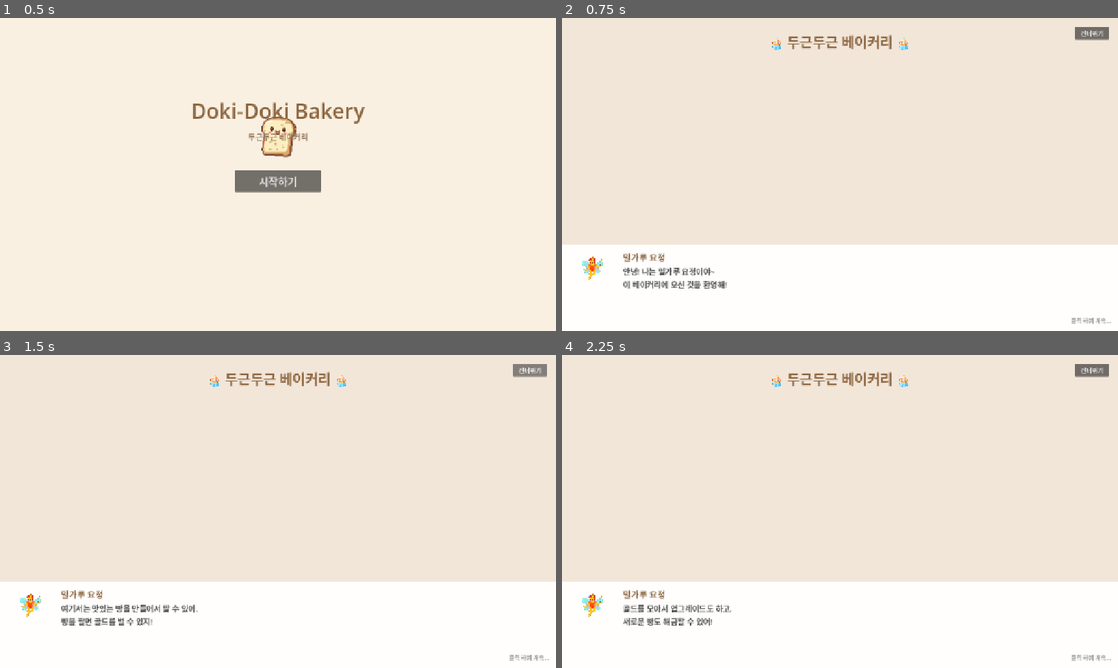
Above: before the commit, frames 1-4 (two rows, left to right).
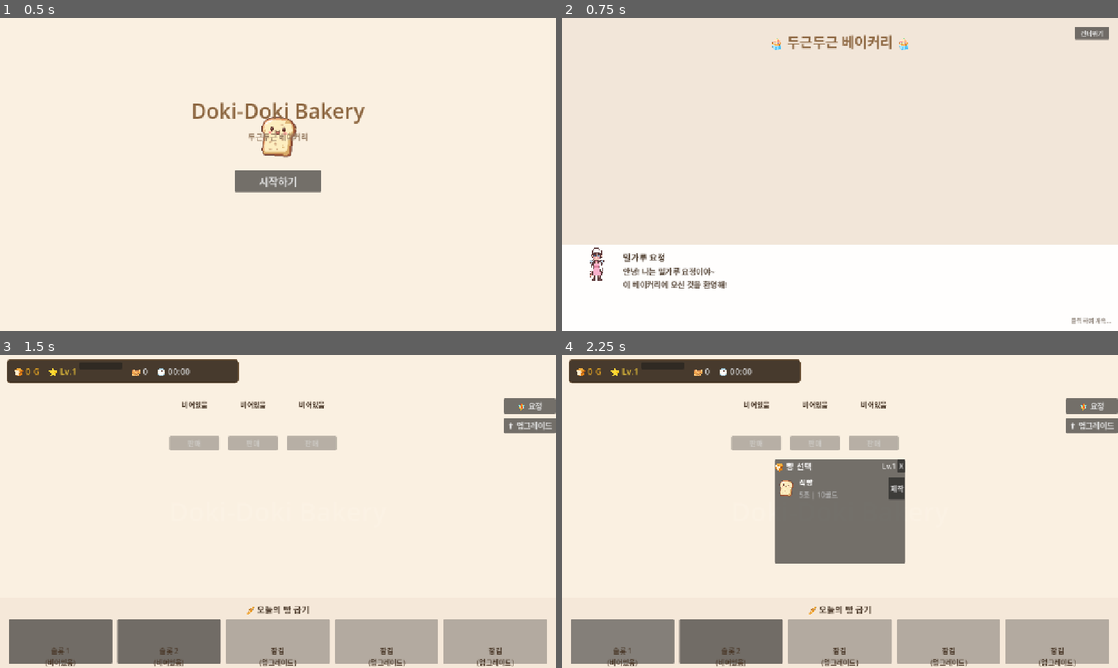
Above: after the commit, the same moments.

Repository: shiro-jwjang/doki-bakery
Game: Godot game, scene res://scenes/title.tscn
Same seed, same stepped clock (60 frames per second), same inputs: the game is played once before the commit and once after it.
Inputs (mouse positions are in pixels of both pictures, inside the frame that each line leads up to):
- Up to frame 1 (0.5 s): no input
- Up to frame 2 (0.75 s): click "시작하기" at 0.5 s
- Up to frame 3 (1.5 s): click "건너뛰기" at 1.25 s
- Up to frame 4 (2.25 s): click (623, 642) at 2.02 s

Frame 1 is identical in both runs. In frame 2, 0.3% of the frame differs, in the area x 3-97%, y 73-97%; in frame 3, 34%; in frame 4, 41%, in the area x 0-100%, y 1-100%.

Commit message:
feat: UI improvements and various bug fixes
- Update fairies and upgrades data
- Improve dialog box, production panel, and menus
- Enhance display slot component
- Fix QA check script
- Update test data

Co-Authored-By: Claude Opus 4.6 <noreply@anthropic.com>

Diff:
--- a/data/fairies.json
+++ b/data/fairies.json
@@ -18,7 +18,7 @@
       "icon": "res://assets/images/characters/fairy_flour.png"
     },
     {
-      "id": "strawberry_fairy",
+      "id": "fairy_strawberry",
       "name": "딸기 요정",
       "name_en": "Strawberry Fairy",
       "description": "딸기 관련 빵 제작 속도 +20%",
@@ -35,7 +35,7 @@
       "icon": "res://assets/images/characters/fairy_strawberry.png"
     },
     {
-      "id": "chocolate_fairy",
+      "id": "fairy_chocolate",
       "name": "초코 요정",
       "name_en": "Chocolate Fairy",
       "description": "초콜릿 빵 판매가 +15%",
@@ -52,7 +52,7 @@
       "icon": "res://assets/images/characters/fairy_chocolate.png"
     },
     {
-      "id": "mint_fairy",
+      "id": "fairy_mint",
       "name": "민트 요정",
       "name_en": "Mint Fairy",
       "description": "전체 제작 속도 +10%",
--- a/data/upgrades.json
+++ b/data/upgrades.json
@@ -32,6 +32,17 @@
       "max_level": 10,
       "base_cost": 150,
       "cost_multiplier": 1.8
+    },
+    {
+      "id": "oven_capacity",
+      "name": "오븐 슬롯 확장",
+      "name_en": "Oven Expansion",
+      "description": "오븐 제작 슬롯 +1",
+      "type": "production_slots",
+      "bonus": 1,
+      "max_level": 3,
+      "base_cost": 300,
+      "cost_multiplier": 2.5
     }
   ]
 }
--- a/project.godot
+++ b/project.godot
@@ -28,7 +28,7 @@
 GameManager="*res://scripts/autoload/game_manager.gd"
 ProductionManager="*res://scripts/autoload/production_manager.gd"
 SalesManager="*res://scripts/autoload/sales_manager.gd"
-MCPRuntime="*res://addons/godot_mcp_runtime/mcp_runtime_autoload.gd"
+MCPRuntime="*uid://crwcqgc2o0vtr"
 
 [display]
 
@@ -60,7 +60,7 @@
 "Godot MCP Runtime"={
 "enabled": true
 }
-"Gut"={
+Gut={
 "enabled": true
 }
 
--- a/scenes/components/DisplaySlot.tscn
+++ b/scenes/components/DisplaySlot.tscn
@@ -29,16 +29,19 @@
 
 [node name="BreadNameLabel" type="Label" parent="VBoxContainer"]
 layout_mode = 2
+theme_override_colors/font_color = Color(0.29, 0.22, 0.16, 1)
 text = "비어있음"
 horizontal_alignment = 1
 
 [node name="QuantityLabel" type="Label" parent="VBoxContainer"]
 layout_mode = 2
+theme_override_colors/font_color = Color(0.29, 0.22, 0.16, 1)
 text = "x0"
 horizontal_alignment = 1
 
 [node name="PriceLabel" type="Label" parent="VBoxContainer"]
 layout_mode = 2
+theme_override_colors/font_color = Color(0.29, 0.22, 0.16, 1)
 text = "0골드"
 horizontal_alignment = 1
 
--- a/scenes/main.tscn
+++ b/scenes/main.tscn
@@ -1,9 +1,11 @@
-[gd_scene load_steps=7 format=3]
+[gd_scene load_steps=9 format=3]
 
 [ext_resource type="PackedScene" path="res://scenes/ui/hud.tscn" id="1"]
 [ext_resource type="PackedScene" path="res://scenes/ui/production_panel.tscn" id="2"]
 [ext_resource type="PackedScene" uid="uid://fairy_menu" path="res://scenes/ui/FairyMenu.tscn" id="3"]
 [ext_resource type="PackedScene" uid="uid://upgrade_menu" path="res://scenes/ui/UpgradeMenu.tscn" id="4"]
+[ext_resource type="PackedScene" uid="uid://bread_menu" path="res://scenes/ui/BreadMenu.tscn" id="6"]
+[ext_resource type="PackedScene" uid="uid://n8xlkn0y2j1q" path="res://scenes/components/DisplaySlot.tscn" id="7"]
 [ext_resource type="Script" path="res://scripts/main.gd" id="5"]
 
 [node name="Main" type="Node2D"]
@@ -65,8 +67,42 @@
 theme_override_font_sizes/font_size = 18
 text = "⬆️ 업그레이드"
 
+[node name="DisplayStand" type="GridContainer" parent="UILayer"]
+mouse_filter = 2
+anchors_preset = 8
+anchor_left = 0.5
+anchor_top = 0.5
+anchor_right = 0.5
+anchor_bottom = 0.5
+offset_left = -250.0
+offset_top = -200.0
+offset_right = 250.0
+offset_bottom = 100.0
+grow_horizontal = 2
+grow_vertical = 2
+theme_override_constants/h_separation = 20
+theme_override_constants/v_separation = 20
+columns = 4
+
+[node name="DisplaySlot0" parent="UILayer/DisplayStand" instance=ExtResource("7")]
+layout_mode = 2
+size_flags_horizontal = 3
+
+[node name="DisplaySlot1" parent="UILayer/DisplayStand" instance=ExtResource("7")]
+layout_mode = 2
+size_flags_horizontal = 3
+slot_index = 1
+
+[node name="DisplaySlot2" parent="UILayer/DisplayStand" instance=ExtResource("7")]
+layout_mode = 2
+size_flags_horizontal = 3
+slot_index = 2
+
 [node name="FairyMenu" parent="UILayer" instance=ExtResource("3")]
 visible = false
 
 [node name="UpgradeMenu" parent="UILayer" instance=ExtResource("4")]
 visible = false
+
+[node name="BreadMenu" parent="UILayer" instance=ExtResource("6")]
+visible = false
--- a/scenes/ui/FairyMenu.tscn
+++ b/scenes/ui/FairyMenu.tscn
@@ -44,8 +44,9 @@
 [node name="TitleLabel" type="Label" parent="Panel/VBoxContainer/Header"]
 layout_mode = 2
 size_flags_horizontal = 3
+theme_override_colors/font_color = Color(0.29, 0.22, 0.16, 1)
+theme_override_font_sizes/font_size = 20
 text = "🧚 요정"
-theme_override_font_sizes/font_size = 20
 
 [node name="CloseButton" type="Button" parent="Panel/VBoxContainer/Header"]
 layout_mode = 2
--- a/scenes/ui/UpgradeMenu.tscn
+++ b/scenes/ui/UpgradeMenu.tscn
@@ -44,8 +44,9 @@
 [node name="TitleLabel" type="Label" parent="Panel/VBoxContainer/Header"]
 layout_mode = 2
 size_flags_horizontal = 3
+theme_override_colors/font_color = Color(0.29, 0.22, 0.16, 1)
+theme_override_font_sizes/font_size = 20
 text = "🔧 업그레이드"
-theme_override_font_sizes/font_size = 20
 
 [node name="CloseButton" type="Button" parent="Panel/VBoxContainer/Header"]
 layout_mode = 2
--- a/scenes/ui/dialog_box.tscn
+++ b/scenes/ui/dialog_box.tscn
@@ -20,6 +20,7 @@
 offset_top = -200.0
 grow_horizontal = 2
 grow_vertical = 0
+mouse_filter = 1
 color = Color(1, 1, 1, 0.95)
 
 [node name="PortraitContainer" type="CenterContainer" parent="Background"]
@@ -28,16 +29,24 @@
 anchor_bottom = 1.0
 offset_left = 20.0
 offset_top = -80.0
-offset_right = 120.0
+offset_right = 140.0
 offset_bottom = -20.0
 grow_vertical = 2
 
 [node name="Portrait" type="Label" parent="Background/PortraitContainer"]
+visible = false
 layout_mode = 2
 theme_override_font_sizes/font_size = 60
 text = "🧚"
 horizontal_alignment = 1
 vertical_alignment = 1
+
+[node name="PortraitTexture" type="TextureRect" parent="Background/PortraitContainer"]
+custom_minimum_size = Vector2(100, 100)
+layout_mode = 2
+expand_mode = 1
+stretch_mode = 5
+texture_filter = 1
 
 [node name="SpeakerName" type="Label" parent="Background"]
 layout_mode = 1
@@ -46,7 +55,7 @@
 offset_top = 15.0
 offset_right = 300.0
 offset_bottom = 45.0
-theme_override_colors/font_color = Color(0.55, 0.4, 0.25, 1)
+theme_override_colors/font_color = Color(0.29, 0.22, 0.16, 1)
 theme_override_font_sizes/font_size = 20
 text = "화자 이름"
 
@@ -57,7 +66,7 @@
 offset_top = 50.0
 offset_right = 1250.0
 offset_bottom = 160.0
-theme_override_colors/font_color = Color(0.3, 0.3, 0.3, 1)
+theme_override_colors/font_color = Color(0.29, 0.22, 0.16, 0.9)
 theme_override_font_sizes/font_size = 18
 text = "대화 내용이 여기에 표시됩니다."
 autowrap_mode = 2
@@ -75,7 +84,7 @@
 offset_bottom = -10.0
 grow_horizontal = 0
 grow_vertical = 0
-theme_override_colors/font_color = Color(0.6, 0.6, 0.6, 1)
+theme_override_colors/font_color = Color(0.29, 0.22, 0.16, 0.6)
 theme_override_font_sizes/font_size = 14
 text = "클릭하여 계속..."
 horizontal_alignment = 2
--- a/scenes/ui/production_panel.tscn
+++ b/scenes/ui/production_panel.tscn
@@ -9,6 +9,7 @@
 
 [node name="ProductionPanel" type="CanvasLayer"]
 layer = 5
+script = ExtResource("1")
 
 [node name="Control" type="Control" parent="."]
 layout_mode = 3
@@ -50,7 +51,7 @@
 
 [node name="TitleLabel" type="Label" parent="Control/MarginContainer/VBoxContainer"]
 layout_mode = 2
-theme_override_colors/font_color = Color(0.55, 0.4, 0.25, 1)
+theme_override_colors/font_color = Color(0.29, 0.22, 0.16, 1)
 theme_override_font_sizes/font_size = 20
 text = "🥖 오늘의 빵 굽기"
 horizontal_alignment = 1
@@ -79,15 +80,14 @@
 custom_minimum_size = Vector2(64, 64)
 layout_mode = 2
 size_flags_horizontal = 4
-texture = ExtResource("2")
 expand_mode = 1
 stretch_mode = 4
 
 [node name="Label" type="Label" parent="Control/MarginContainer/VBoxContainer/HBoxContainer/Slot1/VBox"]
 layout_mode = 2
-theme_override_colors/font_color = Color(0.55, 0.4, 0.25, 1)
-theme_override_font_sizes/font_size = 16
-text = "식빵"
+theme_override_colors/font_color = Color(0.29, 0.22, 0.16, 1)
+theme_override_font_sizes/font_size = 16
+text = "비어있음"
 horizontal_alignment = 1
 
 [node name="Slot2" type="Button" parent="Control/MarginContainer/VBoxContainer/HBoxContainer"]
@@ -109,15 +109,14 @@
 custom_minimum_size = Vector2(64, 64)
 layout_mode = 2
 size_flags_horizontal = 4
-texture = ExtResource("3")
 expand_mode = 1
 stretch_mode = 4
 
 [node name="Label" type="Label" parent="Control/MarginContainer/VBoxContainer/HBoxContainer/Slot2/VBox"]
 layout_mode = 2
-theme_override_colors/font_color = Color(0.55, 0.4, 0.25, 1)
-theme_override_font_sizes/font_size = 16
-text = "크로와상"
+theme_override_colors/font_color = Color(0.29, 0.22, 0.16, 1)
+theme_override_font_sizes/font_size = 16
+text = "비어있음"
 horizontal_alignment = 1
 
 [node name="Slot3" type="Button" parent="Control/MarginContainer/VBoxContainer/HBoxContainer"]
@@ -139,15 +138,14 @@
 custom_minimum_size = Vector2(64, 64)
 layout_mode = 2
 size_flags_horizontal = 4
-texture = ExtResource("4")
 expand_mode = 1
 stretch_mode = 4
 
 [node name="Label" type="Label" parent="Control/MarginContainer/VBoxContainer/HBoxContainer/Slot3/VBox"]
 layout_mode = 2
-theme_override_colors/font_color = Color(0.55, 0.4, 0.25, 1)
-theme_override_font_sizes/font_size = 16
-text = "케이크"
+theme_override_colors/font_color = Color(0.29, 0.22, 0.16, 1)
+theme_override_font_sizes/font_size = 16
+text = "잠김"
 horizontal_alignment = 1
 
 [node name="Slot4" type="Button" parent="Control/MarginContainer/VBoxContainer/HBoxContainer"]
@@ -169,15 +167,14 @@
 custom_minimum_size = Vector2(64, 64)
 layout_mode = 2
 size_flags_horizontal = 4
-texture = ExtResource("5")
 expand_mode = 1
 stretch_mode = 4
 
 [node name="Label" type="Label" parent="Control/MarginContainer/VBoxContainer/HBoxContainer/Slot4/VBox"]
 layout_mode = 2
-theme_override_colors/font_color = Color(0.55, 0.4, 0.25, 1)
-theme_override_font_sizes/font_size = 16
-text = "쿠키"
+theme_override_colors/font_color = Color(0.29, 0.22, 0.16, 1)
+theme_override_font_sizes/font_size = 16
+text = "잠김"
 horizontal_alignment = 1
 
 [node name="Slot5" type="Button" parent="Control/MarginContainer/VBoxContainer/HBoxContainer"]
@@ -199,13 +196,12 @@
 custom_minimum_size = Vector2(64, 64)
 layout_mode = 2
 size_flags_horizontal = 4
-texture = ExtResource("6")
 expand_mode = 1
 stretch_mode = 4
 
 [node name="Label" type="Label" parent="Control/MarginContainer/VBoxContainer/HBoxContainer/Slot5/VBox"]
 layout_mode = 2
-theme_override_colors/font_color = Color(0.55, 0.4, 0.25, 1)
-theme_override_font_sizes/font_size = 16
-text = "마들렌"
-horizontal_alignment = 1
+theme_override_colors/font_color = Color(0.29, 0.22, 0.16, 1)
+theme_override_font_sizes/font_size = 16
+text = "잠김"
+horizontal_alignment = 1
--- a/scripts/autoload/production_manager.gd
+++ b/scripts/autoload/production_manager.gd
@@ -106,6 +106,8 @@
 	var current_time = Time.get_unix_time_from_system()
 	var finished_slots = []
 
+	_update_max_slots()
+
 	for slot_index in active_baking.keys():
 		var data = active_baking[slot_index]
 		var elapsed = current_time - data.start_time
@@ -239,3 +241,11 @@
 
 	printerr("ProductionManager: No free slots available")
 	return false
+
+
+func _update_max_slots() -> void:
+	var save_mgr = _get_save_manager()
+	if save_mgr and save_mgr.current_save:
+		var upgrade_level = save_mgr.current_save.upgrade_levels.get("oven_capacity", 0)
+		# 기본 슬롯 2개 + 업그레이드 레벨당 1개 추가
+		max_slots = 2 + upgrade_level
--- a/scripts/components/display_slot.gd
+++ b/scripts/components/display_slot.gd
@@ -44,11 +44,25 @@
 @onready var sell_button: Button = $VBoxContainer/SellButton
 
 
+var sell_timer: float = 0.0
+const AUTO_SELL_INTERVAL: float = 5.0
+
+
 func _ready() -> void:
 	if sell_button and not sell_button.pressed.is_connected(_on_sell_pressed):
 		sell_button.pressed.connect(_on_sell_pressed)
 
 	_update_ui()
+
+
+func _process(delta: float) -> void:
+	if state == "displayed" and quantity > 0:
+		sell_timer += delta
+		if sell_timer >= AUTO_SELL_INTERVAL:
+			sell_timer = 0.0
+			sell_bread()
+	else:
+		sell_timer = 0.0
 
 
 func display_bread(bread_id: String, amount: int) -> void:
--- a/scripts/tutorial.gd
+++ b/scripts/tutorial.gd
@@ -6,10 +6,26 @@
 @onready var dialog_box: DialogBox = $DialogBox
 
 const TUTORIAL_DIALOGS := [
-	{"speaker": "밀가루 요정", "emoji": "🧚", "text": "안녕! 나는 밀가루 요정이야~\n이 베이커리에 오신 것을 환영해!"},
-	{"speaker": "밀가루 요정", "emoji": "🧚", "text": "여기서는 맛있는 빵을 만들어서 팔 수 있어.\n빵을 팔면 골드를 벌 수 있지!"},
-	{"speaker": "밀가루 요정", "emoji": "🧚", "text": "골드를 모아서 업그레이드도 하고,\n새로운 빵도 해금할 수 있어!"},
-	{"speaker": "밀가루 요정", "emoji": "🧚", "text": "그럼, 이제부터 네 차례야!\n행운을 빌어~ 🍀"},
+	{
+		"speaker": "밀가루 요정",
+		"portrait_path": "res://assets/images/characters/fairy_flour.png",
+		"text": "안녕! 나는 밀가루 요정이야~\n이 베이커리에 오신 것을 환영해!"
+	},
+	{
+		"speaker": "밀가루 요정",
+		"portrait_path": "res://assets/images/characters/fairy_flour.png",
+		"text": "여기서는 맛있는 빵을 만들어서 팔 수 있어.\n빵을 팔면 골드를 벌 수 있지!"
+	},
+	{
+		"speaker": "밀가루 요정",
+		"portrait_path": "res://assets/images/characters/fairy_flour.png",
+		"text": "골드를 모아서 업그레이드도 하고,\n새로운 빵도 해금할 수 있어!"
+	},
+	{
+		"speaker": "밀가루 요정",
+		"portrait_path": "res://assets/images/characters/fairy_flour.png",
+		"text": "그럼, 이제부터 네 차례야!\n행운을 빌어~ 🍀"
+	},
 ]
 
 
--- a/scripts/ui/dialog_box.gd
+++ b/scripts/ui/dialog_box.gd
@@ -13,6 +13,7 @@
 signal dialog_advanced(current_index: int, total: int)
 
 @onready var portrait: Label = $Background/PortraitContainer/Portrait
+@onready var portrait_texture: TextureRect = $Background/PortraitContainer/PortraitTexture
 @onready var speaker_name: Label = $Background/SpeakerName
 @onready var dialog_text: Label = $Background/DialogText
 @onready var click_hint: Label = $Background/ClickHint
@@ -36,20 +37,26 @@
 	click_hint.visible = show_click_hint
 
 
-func _input(event: InputEvent) -> void:
+func _gui_input(event: InputEvent) -> void:
 	if not visible:
 		return
 
-	var viewport = get_viewport()
-	if viewport == null:
+	if (
+		event is InputEventMouseButton
+		and event.pressed
+		and event.button_index == MOUSE_BUTTON_LEFT
+	):
+		advance()
+		accept_event()
+
+
+func _unhandled_input(event: InputEvent) -> void:
+	if not visible:
 		return
 
-	if event is InputEventMouseButton and event.pressed:
+	if event is InputEventKey and event.pressed and event.keycode == KEY_SPACE:
 		advance()
-		viewport.set_input_as_handled()
-	elif event is InputEventKey and event.pressed and event.keycode == KEY_SPACE:
-		advance()
-		viewport.set_input_as_handled()
+		get_viewport().set_input_as_handled()
 
 
 ## 대화 목록 설정
@@ -101,8 +108,20 @@
 	tween.tween_property(self, "modulate:a", 1.0, 0.15)
 
 	# 내용 설정
-	if dialog.has("emoji"):
+	portrait.hide()
+	portrait_texture.hide()
+
+	if dialog.has("portrait_path") and ResourceLoader.exists(dialog["portrait_path"]):
+		var tex = load(dialog["portrait_path"])
+		if tex:
+			portrait_texture.texture = tex
+			# Ensure pixel art looks sharp
+			portrait_texture.texture_filter = TEXTURE_FILTER_NEAREST
+			portrait_texture.show()
+			portrait.get_parent().show()
+	elif dialog.has("emoji"):
 		portrait.text = dialog["emoji"]
+		portrait.show()
 		portrait.get_parent().show()
 	else:
 		portrait.get_parent().hide()
--- a/scripts/ui/fairy_menu.gd
+++ b/scripts/ui/fairy_menu.gd
@@ -98,30 +98,30 @@
 	header.size_flags_horizontal = Control.SIZE_EXPAND_FILL
 	container.add_child(header)
 
-	# Fairy icon - 스프라이트시트에서 첫 번째 캐릭터(64x64)만 표시
+	# Fairy icon - Display full image (64x64) and ensure it's pixel-perfect
 	var icon_rect = TextureRect.new()
 	if fairy_data.icon and ResourceLoader.exists(fairy_data.icon):
 		var tex = load(fairy_data.icon)
 		if tex:
-			# AtlasTexture 생성하여 64x64 영역만 참조
-			var atlas = AtlasTexture.new()
-			atlas.atlas = tex
-			atlas.region = Rect2(0, 0, 64, 64)
-			icon_rect.texture = atlas
-			print("FairyMenu: Loaded icon (64x64 crop) for ", fairy_data.name)
+			icon_rect.texture = tex
+			# Ensure pixel art looks sharp
+			icon_rect.texture_filter = TEXTURE_FILTER_NEAREST
+			print("FairyMenu: Loaded icon for ", fairy_data.name)
 		else:
 			print("FairyMenu: Failed to load texture: ", fairy_data.icon)
 	else:
 		print("FairyMenu: Icon not found: ", fairy_data.icon)
 
-	icon_rect.custom_minimum_size = Vector2(64, 64)
+	icon_rect.custom_minimum_size = Vector2(80, 80) # Larger icon display
 	icon_rect.stretch_mode = TextureRect.STRETCH_KEEP_ASPECT_CENTERED
-	icon_rect.expand_mode = TextureRect.EXPAND_KEEP_SIZE
+	icon_rect.expand_mode = TextureRect.EXPAND_FIT_WIDTH_PROPORTIONAL
 	header.add_child(icon_rect)
 
 	var name_label = Label.new()
 	name_label.text = fairy_data.name
 	name_label.size_flags_horizontal = Control.SIZE_EXPAND_FILL
+	name_label.add_theme_color_override("font_color", Color(0.29, 0.22, 0.16)) # GDD Dark Brown
+	name_label.add_theme_font_size_override("font_size", 18)
 	header.add_child(name_label)
 
 	var status_label = Label.new()
@@ -141,7 +141,8 @@
 	# Description
 	var desc_label = Label.new()
 	desc_label.text = fairy_data.description
-	desc_label.add_theme_color_override("font_color", Color(0.7, 0.7, 0.7))
+	desc_label.add_theme_color_override("font_color", Color(0.29, 0.22, 0.16, 0.8)) # GDD Dark Brown with alpha
+	desc_label.autowrap_mode = TextServer.AUTOWRAP_WORD_SMART
 	container.add_child(desc_label)
 
 	# Hire button
--- a/scripts/ui/production_panel.gd
+++ b/scripts/ui/production_panel.gd
@@ -1,7 +1,7 @@
 extends CanvasLayer
 class_name ProductionPanel
 
-## 빵 생산 패널 스크립트
+## 빵 생산 패널 - 슬롯 클릭 시 빵 메뉴를 열고 제작 상태를 표시합니다.
 
 @onready var slot1: Button = $Control/MarginContainer/VBoxContainer/HBoxContainer/Slot1
 @onready var slot2: Button = $Control/MarginContainer/VBoxContainer/HBoxContainer/Slot2
@@ -12,15 +12,8 @@
 var _slots: Array[Button] = []
 var _production_manager: Node = null
 
-const BREADS := ["white_bread", "croissant", "chocolate_muffin", "macaron", "strawberry_cake"]
-const BREAD_NAMES := {
-	"white_bread": "식빵",
-	"croissant": "크로와상",
-	"chocolate_muffin": "초코 머핀",
-	"macaron": "마카롱",
-	"strawberry_cake": "딸기 케이크"
-}
-
+# 기본 아이콘 (비어있을 때)
+const EMPTY_ICON = preload("res://icon.svg")
 
 func _ready() -> void:
 	_slots = [slot1, slot2, slot3, slot4, slot5]
@@ -43,46 +36,78 @@
 	var gm = _get_game_manager()
 	var dm = _get_data_manager()
 
-	if not pm or not gm:
-		return
+	# pm이나 gm이 없으면 업데이트를 중단하지 않고, 에러 로그를 남기거나 최소한의 표시만 합니다.
+	if not pm: return
+
+	# ProductionManager에서 현재 상태 가져오기
+	var active_baking = pm.active_baking # {slot_index: {bread_id, start_time, duration, fairy_id}}
+	var max_slots = pm.max_slots
 
 	for i in range(_slots.size()):
-		var bread_id = BREADS[i]
-		var bread_name = BREAD_NAMES.get(bread_id, bread_id)
+		var label = _slots[i].get_node_or_null("VBox/Label")
+		var icon_rect = _slots[i].get_node_or_null("VBox/Icon")
 
-		# 라벨 노드 찾기
-		var label = _slots[i].get_node_or_null("VBox/Label")
+		if not label or not icon_rect: continue
 
-		# 데이터 매니저에서 잠금 레벨 확인
-		var unlock_level = 1
-		if dm and dm.has_method("get_bread"):
-			var bread_data = dm.get_bread(bread_id)
-			if bread_data:
-				unlock_level = bread_data.unlock_level
+		# 1. 슬롯 잠금 여부 (pm.max_slots 기준)
+		if i >= max_slots:
+			label.text = "잠김\n(업그레이드)"
+			icon_rect.texture = null # 잠긴 슬롯은 아이콘 제거
+			icon_rect.modulate = Color(0.2, 0.2, 0.2, 0.5)
+			_slots[i].disabled = true
+			continue
 
-		var current_level = gm.level
+		_slots[i].disabled = false
+		icon_rect.modulate = Color.WHITE
 
-		if current_level < unlock_level:
-			if label:
-				label.text = "%s\n🔒 Lv.%d" % [bread_name, unlock_level]
-			_slots[i].disabled = true
-		elif pm.has_method("is_producing") and pm.is_producing(bread_id):
-			var remaining = (
-				pm.get_remaining_time(bread_id) if pm.has_method("get_remaining_time") else 0.0
-			)
-			if label:
+		# 2. 제작 상태 확인
+		if active_baking.has(i):
+			# 제작 중 또는 완료
+			var data = active_baking[i]
+			var bread_id = data.bread_id
+			var elapsed = Time.get_unix_time_from_system() - data.start_time
+			var remaining = max(0.0, data.duration - elapsed)
+
+			# 빵 이름 및 아이콘 가져오기
+			var bread_name = bread_id
+			if dm and dm.has_method("get_bread"):
+				var b_data = dm.get_bread(bread_id)
+				if b_data:
+					bread_name = b_data.name
+					if b_data.icon and ResourceLoader.exists(b_data.icon):
+						icon_rect.texture = load(b_data.icon)
+
+			if remaining > 0:
 				label.text = "%s\n%.1f초" % [bread_name, remaining]
-			_slots[i].disabled = true
+			else:
+				label.text = "%s\n완료!" % bread_name
 		else:
-			if label:
-				label.text = bread_name
-			_slots[i].disabled = false
+			# 3. 비어있는 상태 (확실히 초기화)
+			label.text = "슬롯 %d\n(비어있음)" % (i + 1)
+			icon_rect.texture = null # 아이콘 제거하여 빵이 계속 보이는 현상 방지
+			# 아이콘 대신 투명한 상태나 기본 배경을 원하시면 여기에 추가 로직 가능
 
 
 func _on_slot_pressed(slot_index: int) -> void:
 	var pm = _get_production_manager()
-	if pm and pm.has_method("start_production"):
-		pm.start_production(BREADS[slot_index])
+	if not pm: return
+
+	# 이미 제작 중이면 무시 (추후 '완료' 클릭 시 수령 로직 추가 가능)
+	if not pm.is_slot_free(slot_index):
+		print("ProductionPanel: Slot %d is already busy" % slot_index)
+		return
+
+	# BreadMenu 찾아서 열기
+	var bread_menu = _find_bread_menu()
+	if bread_menu:
+		bread_menu.show_for_slot(slot_index)
+	else:
+		push_error("ProductionPanel: BreadMenu not found in scene tree")
+
+
+func _find_bread_menu() -> BreadMenu:
+	# 씬 트리를 검색하여 BreadMenu 인스턴스 찾기
+	return get_tree().root.find_child("BreadMenu", true, false) as BreadMenu
 
 
 # 매니저 접근 도우미
--- a/scripts/ui/upgrade_menu.gd
+++ b/scripts/ui/upgrade_menu.gd
@@ -99,17 +99,21 @@
 	var name_label = Label.new()
 	name_label.text = upgrade_data.name
 	name_label.size_flags_horizontal = Control.SIZE_EXPAND_FILL
+	name_label.add_theme_color_override("font_color", Color(0.29, 0.22, 0.16)) # GDD Dark Brown
+	name_label.add_theme_font_size_override("font_size", 18)
 	header.add_child(name_label)
 
 	var level_label = Label.new()
 	var current_level = upgrade_levels.get(upgrade_data.id, 0)
 	level_label.text = "Lv.%d/%d" % [current_level, upgrade_data.max_level]
+	level_label.add_theme_color_override("font_color", Color(0.29, 0.22, 0.16, 0.9))
 	header.add_child(level_label)
 
 	# Description
 	var desc_label = Label.new()
 	desc_label.text = upgrade_data.description
-	desc_label.add_theme_color_override("font_color", Color(0.7, 0.7, 0.7))
+	desc_label.add_theme_color_override("font_color", Color(0.29, 0.22, 0.16, 0.7)) # GDD Dark Brown with alpha
+	desc_label.autowrap_mode = TextServer.AUTOWRAP_WORD_SMART
 	container.add_child(desc_label)
 
 	# Cost and Purchase button
@@ -119,6 +123,7 @@
 	var cost_label = Label.new()
 	var cost = _calculate_cost(upgrade_data, current_level)
 	cost_label.text = "%d골드" % cost
+	cost_label.add_theme_color_override("font_color", Color(0.29, 0.22, 0.16, 1))
 	footer.add_child(cost_label)
 
 	var buy_button = Button.new()
--- a/test/test_save_manager.gd
+++ b/test/test_save_manager.gd
@@ -282,9 +282,6 @@
 
 
 func test_backup_restore_on_corrupted_save():
-	# GUT 9.5.0+ auto-fails on errors, disable for intentional error test
-	disable_error_detection()
-
 	SaveManager.current_save.gold = 1000
 	SaveManager.save_game()
 
@@ -295,6 +292,8 @@
 
 	# Load should restore from backup (will print error, that's expected)
 	var loaded = SaveManager.load_game()
+	# GUT 9.6.0: Assert that we expect a push_error when loading corrupted save
+	assert_push_error("corrupted", "Expected error when loading corrupted save")
 	assert_eq(loaded.gold, 1000, "Should restore gold from backup")
 
 
Not shown, added: assets/audio/bgm/main_theme.mp3.import
Not shown, added: assets/images/characters/fairy_chocolate.png.import
Not shown, added: assets/images/characters/fairy_flour.png.import
Not shown, added: assets/images/characters/fairy_mint.png.import
Not shown, added: assets/images/characters/fairy_strawberry.png.import
Not shown, added: assets/images/icons/bread.png.import
Not shown, added: assets/images/icons/butter.png.import
Not shown, added: assets/images/icons/cake.png.import
Not shown, added: assets/images/icons/chocolate.png.import
Not shown, added: assets/images/icons/chocolate_muffin.png.import
Not shown, added: assets/images/icons/cream.png.import
Not shown, added: assets/images/icons/croissant.png.import
(and 529 more such lines)
